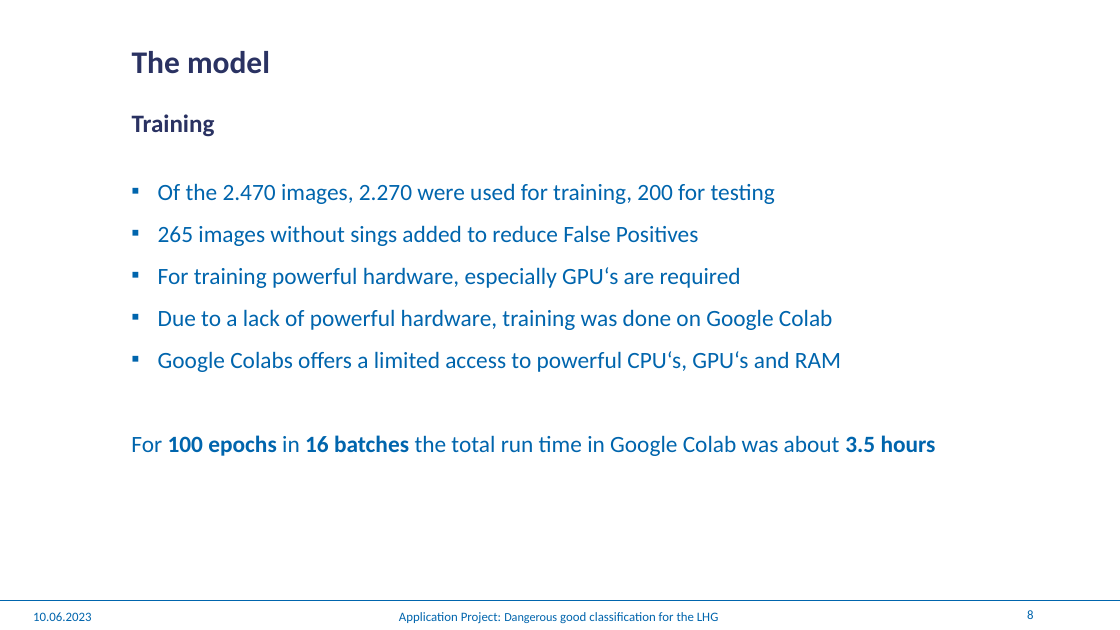
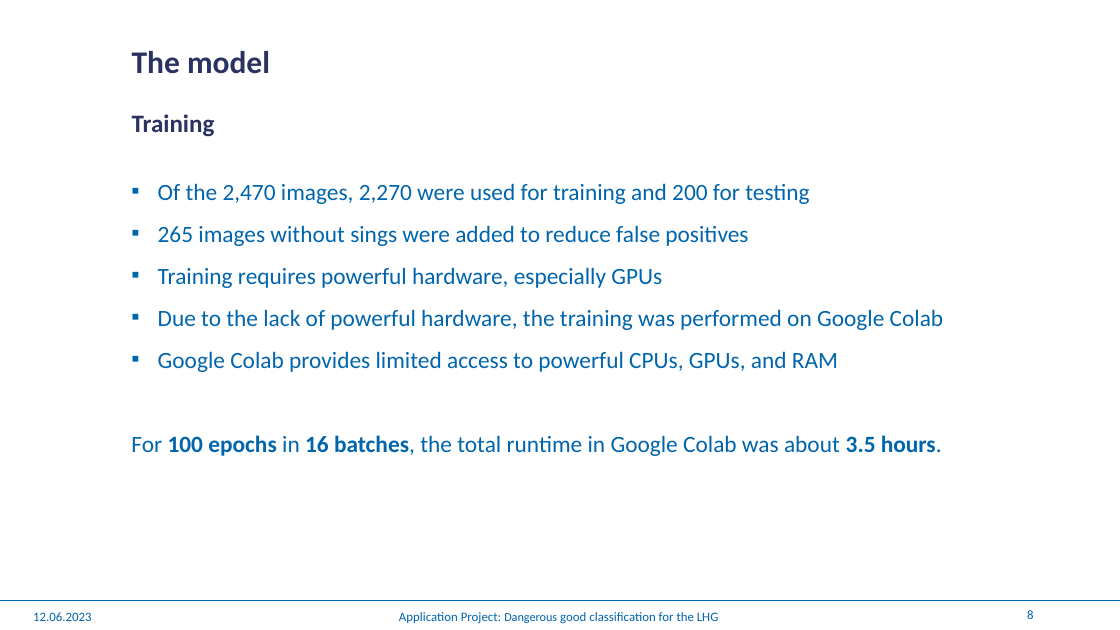
Before and after one commit to winterForestStump/application_project, a slide deck: slide 8 of Application Project.pptx. Drawn at 1120x630 pixels with LibreOffice and Linux fonts; fonts in the diff are those of the drawing; background and template pictures are left out. Boxes give left, top, right and bottom in pixels: in the first picture for what was removed or moved away, otherwise in the second. Text is boxed around its words. In the diff, an @@ line names an element or a change of style, - is before the commit and + after.

```diff
--- a/Application Project.pptx
+++ b/Application Project.pptx
@@ text at (131, 183, 944, 456): text changed @@
-▪ Of the 2.470 images, 2.270 were used for training, 200 for testing
-▪ 265 images without sings added to reduce False Positives
-▪ For training powerful hardware, especially GPU‘s are required
-▪ Due to a lack of powerful hardware, training was done on Google Colab
-▪ Google Colabs offers a limited access to powerful CPU‘s, GPU‘s and RAM
-For 100 epochs in 16 batches the total run time in Google Colab was about 3.5 hours
+▪ Of the 2,470 images, 2,270 were used for training and 200 for testing
+▪ 265 images without sings were added to reduce false positives
+▪ Training requires powerful hardware, especially GPUs
+▪ Due to the lack of powerful hardware, the training was performed on Google Colab
+▪ Google Colab provides limited access to powerful CPUs, GPUs, and RAM
+For 100 epochs in 16 batches, the total runtime in Google Colab was about 3.5 hours.
@@ text at (33, 612, 92, 621): text changed @@
-10.06.2023
+12.06.2023
```
Also in this commit, not shown: 13 other slides changed, 2 slides added.
